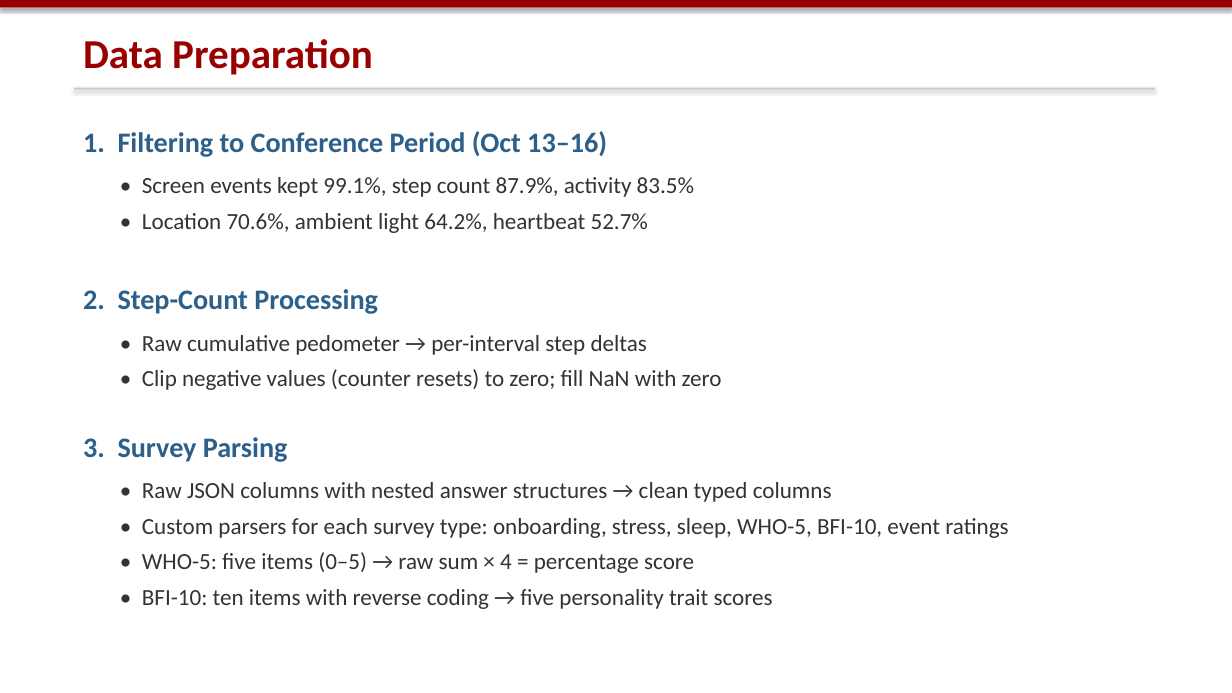
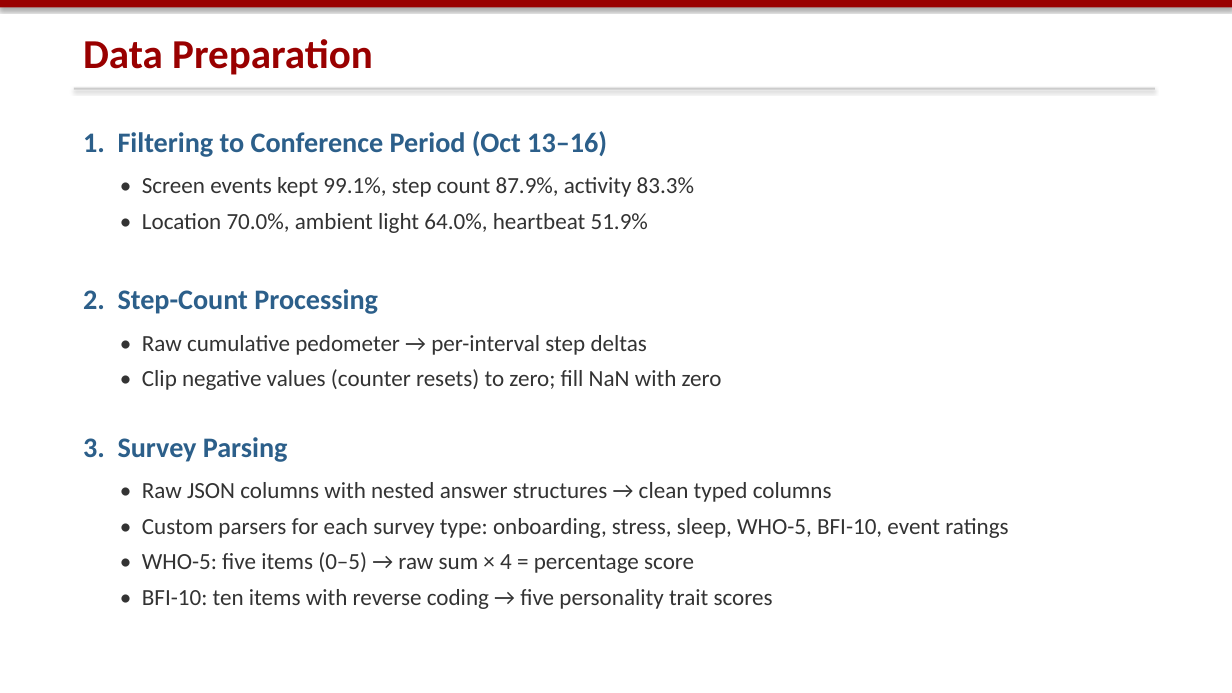
Before and after one commit to dtu-digital-health/UbiLife, a slide deck: slide 14 of reports/ubilife_presentation.pptx. Drawn at 1232x693 pixels with LibreOffice and Linux fonts; fonts in the diff are those of the drawing. Boxes give left, top, right and bottom in pixels: in the first picture for what was removed or moved away, otherwise in the second. Text is boxed around its words. In the diff, an @@ line names an element or a change of style, - is before the commit and + after.

Commit message:
Update report and slides to corrected survey/heartbeat numbers
- Local-time (Europe/Helsinki) heartbeat coverage: 33.4% mean, 37 participants;
  add Oct 13-16 coverage figure (39 participants, 37.6%)
- Survey counts after offboarding split and duplicate removal (711/561/150)
- One response per participant: onboarding 38, WHO-5 37, BFI-10 42; updated
  demographics, WHO-5 and BFI-10 statistics, stress/sleep counts
- Processed-file tables: new row counts, cognition parquet files
- Slides: same numbers, regenerated figures
- Add reports/images/dtu.png so the report compiles from a clean checkout

```diff
--- a/reports/ubilife_presentation.pptx
+++ b/reports/ubilife_presentation.pptx
@@ text at (x1=142, y1=177, x2=694, y2=233): text changed @@
-• Screen events kept 99.1%, step count 87.9%, activity 83.5%
-• Location 70.6%, ambient light 64.2%, heartbeat 52.7%
+• Screen events kept 99.1%, step count 87.9%, activity 83.3%
+• Location 70.0%, ambient light 64.0%, heartbeat 51.9%
```
Also in this commit, not shown: 8 other slides changed, 3 other files.
